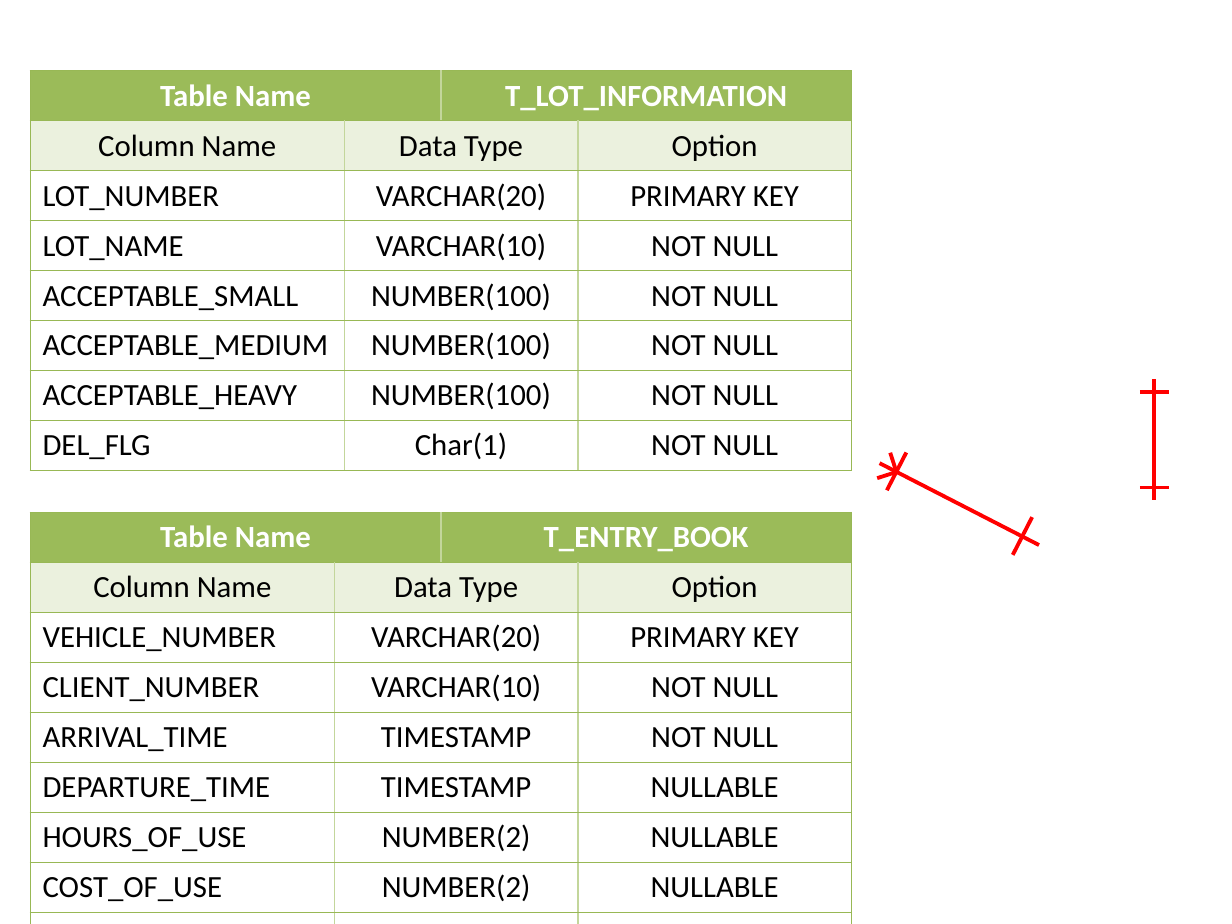
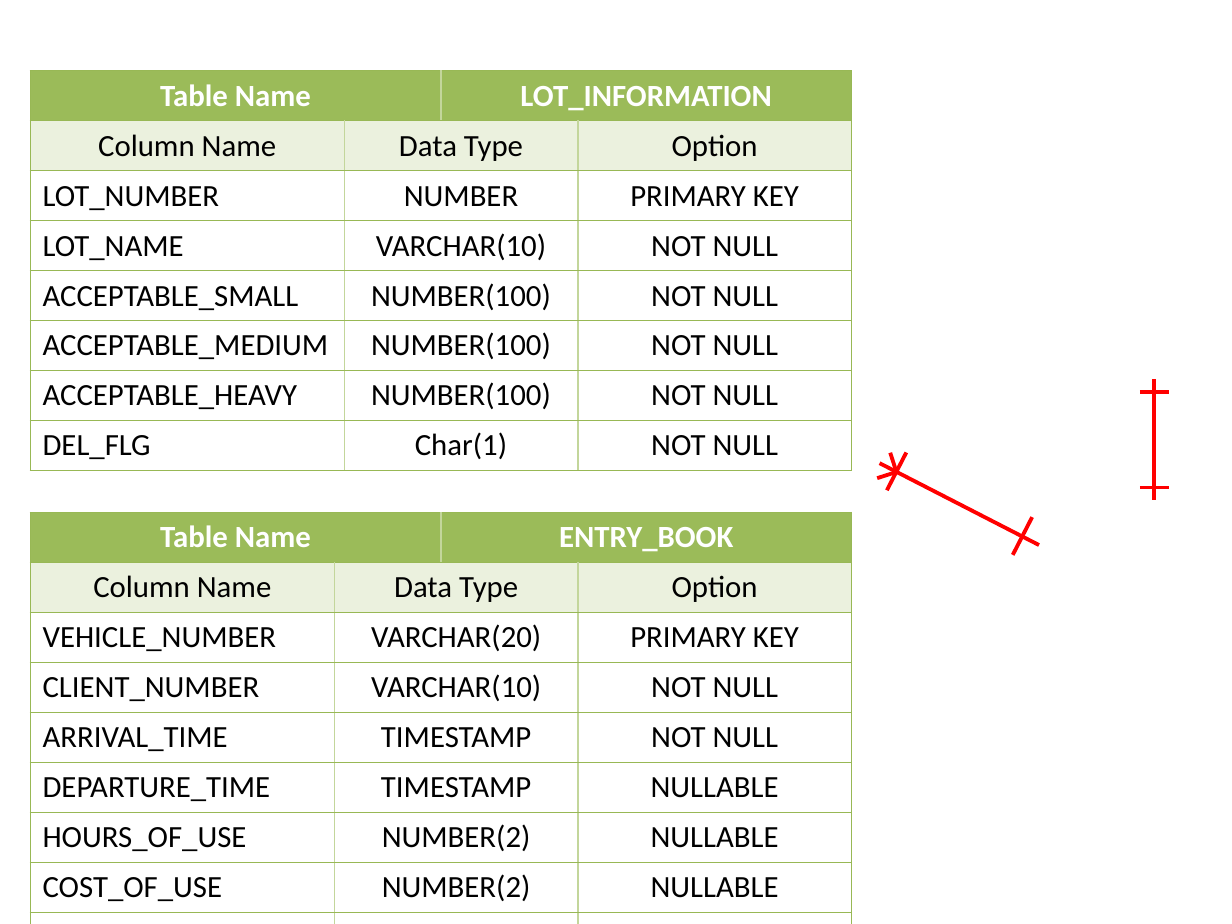
Before and after one commit to Rick00Kim/Kururu_Documents, a slide deck: slide 1 of SimpleProjects/Module/ParkingArea/1.Design/Database/Database_ERDiagram.pptx. Drawn at 1232x924 pixels with LibreOffice and Linux fonts; fonts in the diff are those of the drawing. Boxes give left, top, right and bottom in pixels: in the first picture for what was removed or moved away, otherwise in the second. Text is boxed around its words. In the diff, an @@ line names an element or a change of style, - is before the commit and + after.

```diff
--- a/SimpleProjects/Module/ParkingArea/1.Design/Database/Database_ERDiagram.pptx
+++ b/SimpleProjects/Module/ParkingArea/1.Design/Database/Database_ERDiagram.pptx
@@ table at [31,70,851,469] @@
-row 1, column 3: T_LOT_INFORMATION
+row 1, column 3: LOT_INFORMATION
-row 3, column 2: VARCHAR(20)
+row 3, column 2: NUMBER
@@ table at [31,513,851,924] @@
-row 1, column 3: T_ENTRY_BOOK
+row 1, column 3: ENTRY_BOOK
```
Also in this commit, not shown: 4 other files.
